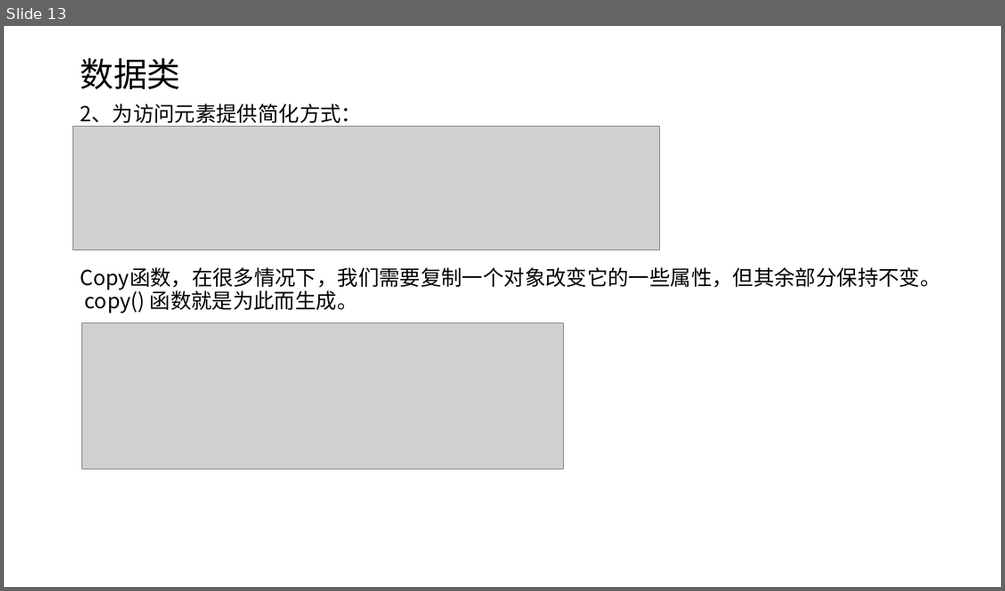
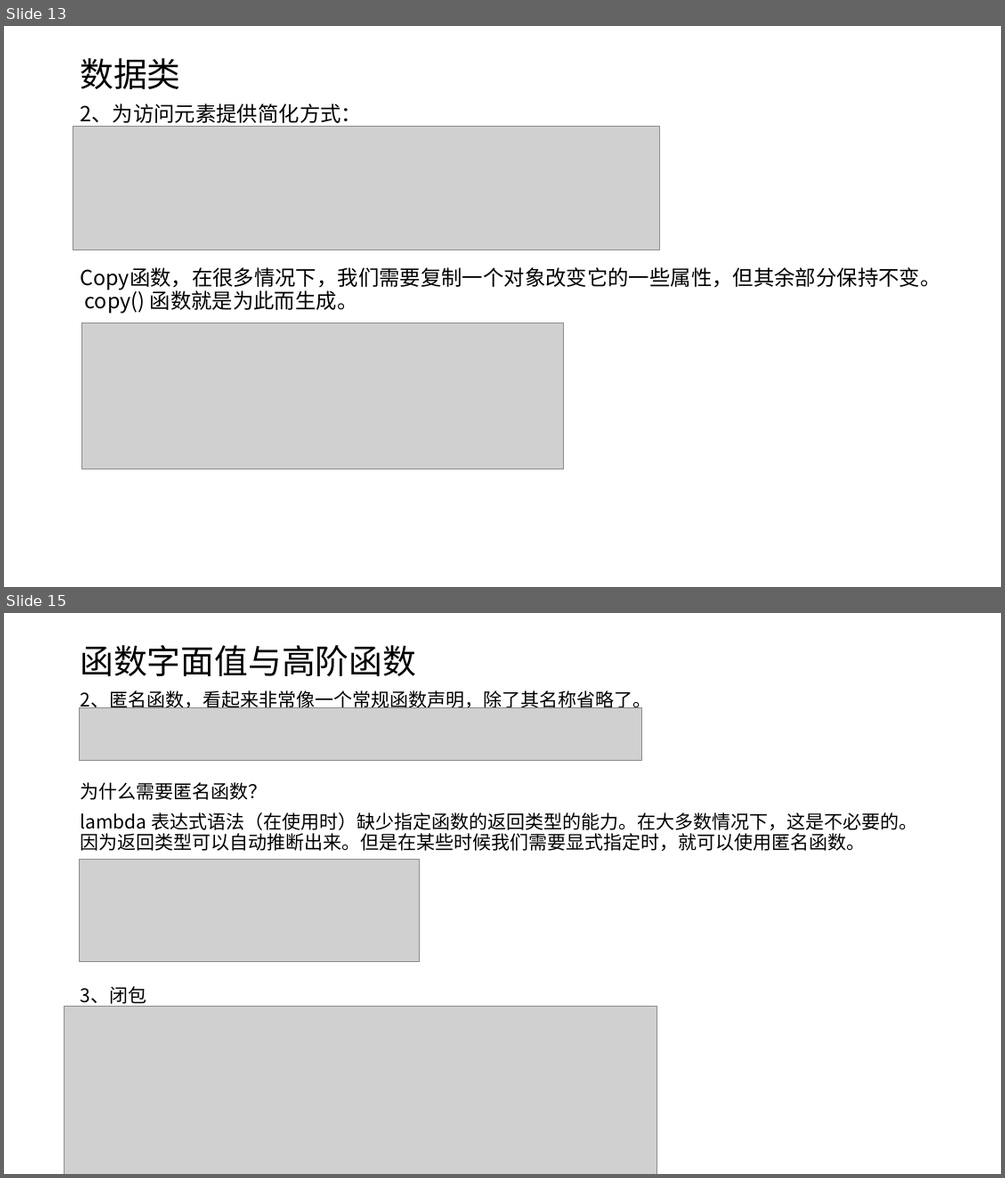
Before and after one commit to shenbibo/KotlinWeather, a slide deck: docs/初探kotlin.pptx. Shown one above the other, each under a label of ours: slide 13 before the commit, slides 13 and 15 after it; the slides between them are not shown. The pictures are 1005x591 and 1005x1178 pixels, drawn with LibreOffice and Linux fonts; fonts in the diff are those of the drawing; grey boxes stand for pictures. Boxes give left, top, right and bottom in pixels: in the first picture for what was removed or moved away, otherwise in the second. Text is boxed around its words. In the diff, an @@ line names an element or a change of style, - is before the commit and + after.

Commit message:
函数式编程

```diff
--- a/docs/初探kotlin.pptx
+++ b/docs/初探kotlin.pptx
@@ slide 15 added at box(4, 613, 1001, 1174), background #FFFFFF @@
@@ title added at box(80, 645, 416, 676), 32.4 pt, text #000000 @@
+函数字面值与高阶函数
@@ text added at box(80, 690, 917, 1006), 18 pt, text #000000 @@
+2、匿名函数，看起来非常像一个常规函数声明，除了其名称省略了。
+为什么需要匿名函数？
+lambda 表达式语法（在使用时）缺少指定函数的返回类型的能力。在大多数情况下，这是不必要的。因为返回类型可以自动推断出来。但是在某些时候我们需要显式指定时，就可以使用匿名函数。
+3、闭包
@@ picture added at box(80, 708, 642, 761) @@
@@ picture added at box(80, 860, 419, 962) @@
@@ picture added at box(64, 1006, 657, 1174) @@
```
Also in this commit, not shown: 1 slide changed, 3 other slides added, 4 other files.
